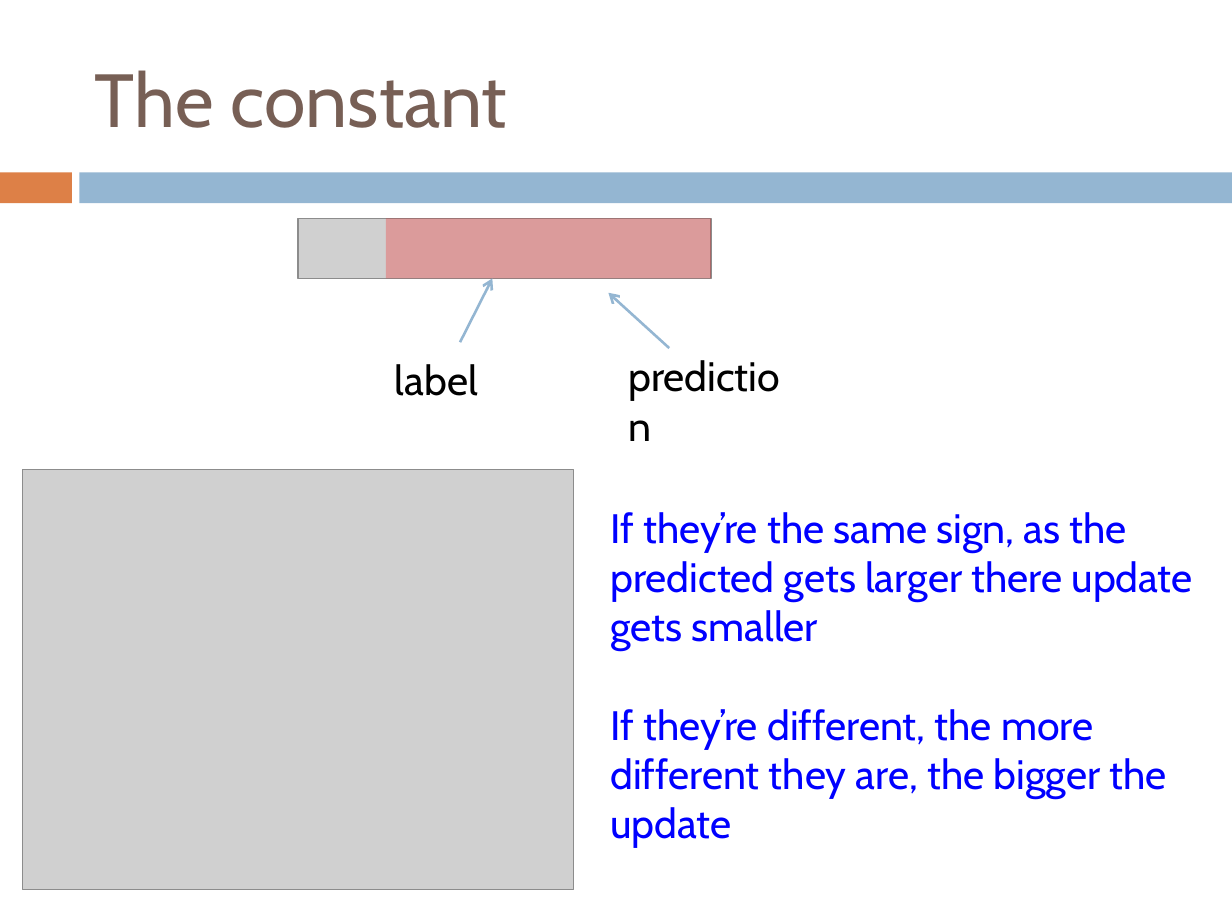
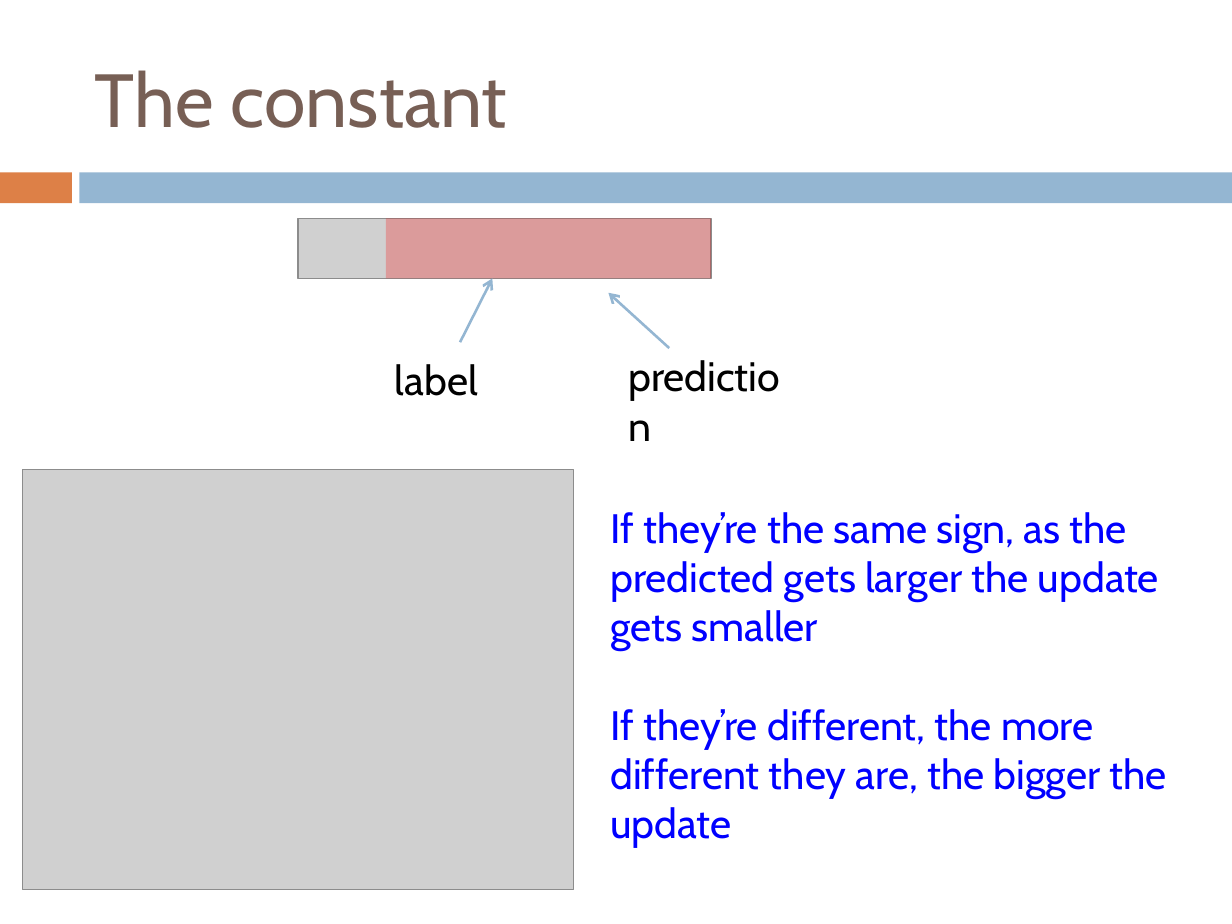
Before and after one commit to Collins-kariuk/Machine-Learning-CS158, a slide deck: slide 19 of Lectures/Lecture 10_Regularization.pptx. Drawn at 1232x924 pixels with LibreOffice and Linux fonts; fonts in the diff are those of the drawing; grey boxes stand for pictures. Boxes give left, top, right and bottom in pixels: in the first picture for what was removed or moved away, otherwise in the second. Text is boxed around its words. In the diff, an @@ line names an element or a change of style, - is before the commit and + after.

```diff
--- a/Lectures/Lecture 10_Regularization.pptx
+++ b/Lectures/Lecture 10_Regularization.pptx
@@ text at bbox=[610, 512, 1159, 651]: text changed @@
-If they’re the same sign, as the predicted gets larger there update gets smaller
+If they’re the same sign, as the predicted gets larger the update gets smaller
```
Also in this commit, not shown: 1 other slide changed, 3 other files.
